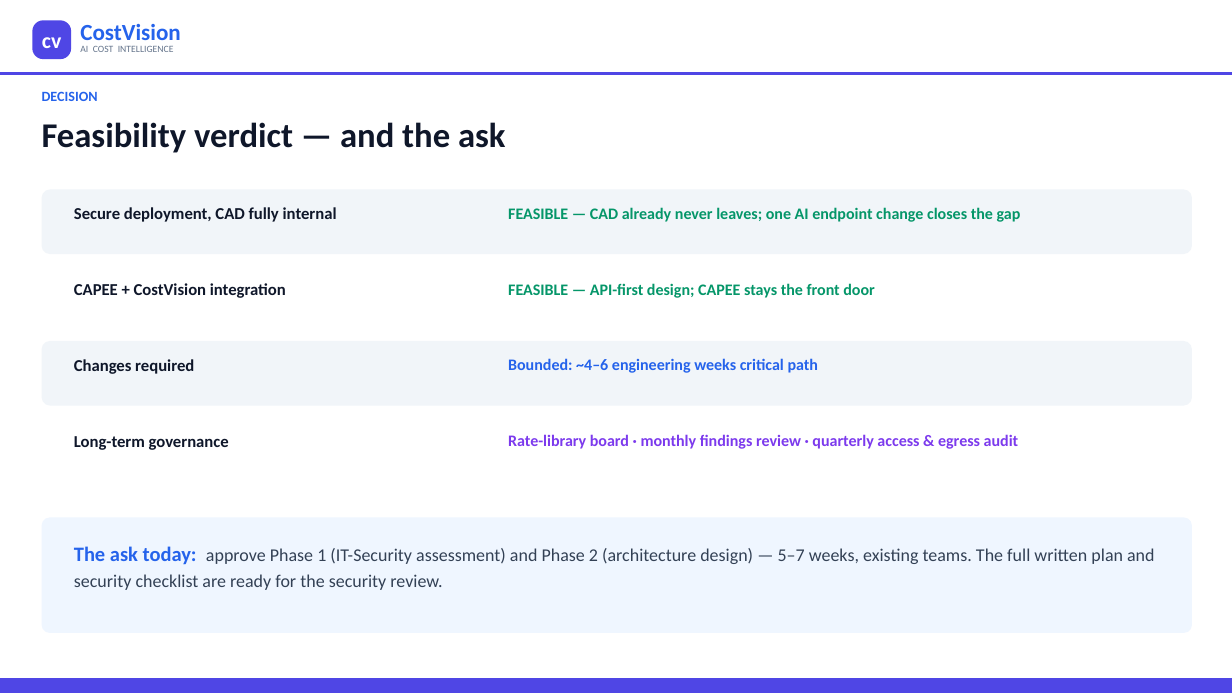
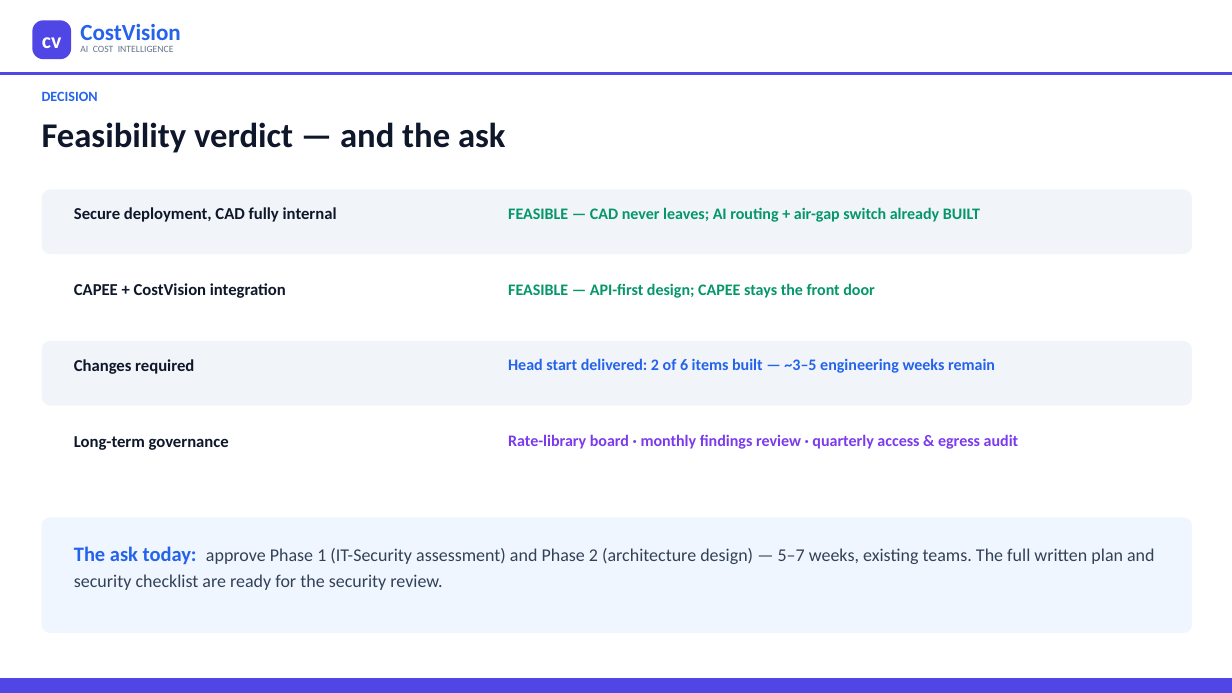
Before and after one commit to bhosaleavinash546/leamington-marathi, a slide deck: slide 15 of CostVision-Implementation-Blueprint.pptx. Drawn at 1232x693 pixels with LibreOffice and Linux fonts; fonts in the diff are those of the drawing. Boxes give left, top, right and bottom in pixels: in the first picture for what was removed or moved away, otherwise in the second. Text is boxed around its words. In the diff, an @@ line names an element or a change of style, - is before the commit and + after.

```diff
--- a/CostVision-Implementation-Blueprint.pptx
+++ b/CostVision-Implementation-Blueprint.pptx
@@ text at (508,207,980,222): text changed @@
-FEASIBLE — CAD already never leaves; one AI endpoint change closes the gap
+FEASIBLE — CAD never leaves; AI routing + air-gap switch already BUILT
@@ text at (508,358,995,373): text changed @@
-Bounded: ~4–6 engineering weeks critical path
+Head start delivered: 2 of 6 items built — ~3–5 engineering weeks remain
```
Also in this commit, not shown: 11 other slides changed, 2 other files.
